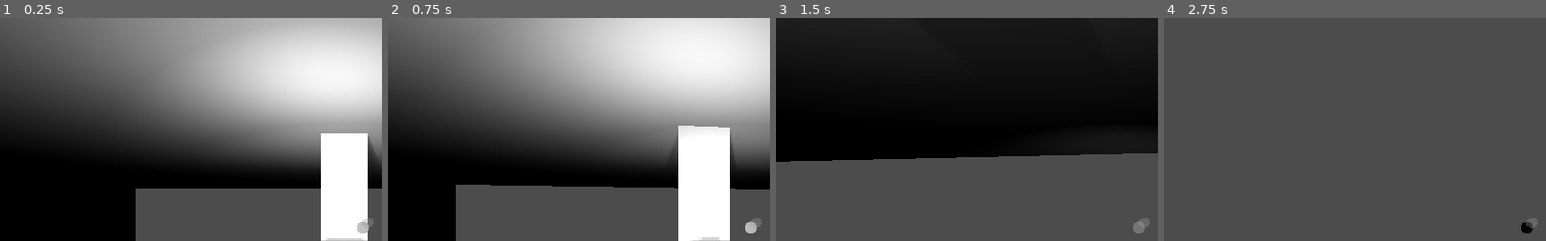
Above: before the commit, frames 1-4 (left to right).
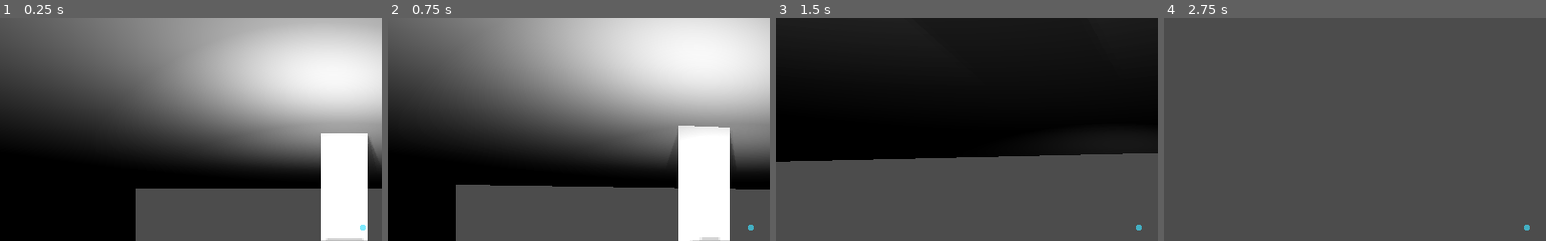
Above: after the commit, the same moments.

Repository: brennosouza/VS-Stealth
Game: Godot game, scene res://scenes/levels/test_level.tscn
The game is run twice, just before and just after one commit, with the same random seed, the same clock (stepped at 60 frames per second) and the same inputs. The engine's default icon, where the game draws it, is replaced by a stand-in: a white triangle on a blue panel in a dark square.
Inputs (mouse positions are % of the whole screen's width and height, from its top left):
- Up to frame 1 (0.25 s): no input
- Up to frame 2 (0.75 s): tap Enter at 0.5 s; move the mouse to (55, 50) at 0.52 s; hold Up (ui_up) from 0.53 s (still down); hold Ctrl (crouch) from 0.53 s (still down)
- Up to frame 3 (1.5 s): keep holding Up (ui_up); tap Shift (sprint) at 0.8, 1.35 s; move the mouse to (45, 50) at 1.27 s; release Ctrl (crouch) at 1.28 s
- Up to frame 4 (2.75 s): keep holding Up (ui_up); tap Ctrl (crouch) at 1.55 s; move the mouse to (52, 48) at 2.02 s; hold Ctrl (crouch) from 2.03 s (still down); tap Shift (sprint) at 2.3 s
The pictures show only the part of the screen within x 2-52%, y 3-53%; the shares and areas given below are measured in that part.

The runs differ from the first frame. In frame 1, 0.2% of the frame differs, in the area x 93-98%, y 89-97%; in frame 2, 0.2%; in frame 3, 0.2%; in frame 4, 0.2%.

Commit message:
Crosshairs em forma de cruz e círculo

Diff:
--- a/scenes/UI/Player/HUD.tscn
+++ b/scenes/UI/Player/HUD.tscn
@@ -1,4 +1,7 @@
-[gd_scene format=2]
+[gd_scene load_steps=3 format=2]
+
+[ext_resource path="res://images/circle.png" type="Texture" id=1]
+[ext_resource path="res://images/NicePng_green-crosshair.png" type="Texture" id=2]
 
 [node name="HUD" type="Control"]
 anchor_right = 1.0
@@ -7,14 +10,37 @@
 "_edit_use_anchors_": false
 }
 
-[node name="CenterContainer" type="CenterContainer" parent="."]
-anchor_right = 1.0
-anchor_bottom = 1.0
+[node name="CrosshairCircle" type="TextureRect" parent="."]
+modulate = Color( 0.243137, 0.878431, 0.992157, 0.670588 )
+anchor_left = 0.5
+anchor_top = 0.5
+anchor_right = 0.5
+anchor_bottom = 0.5
+margin_left = -4.0
+margin_top = -4.0
+margin_right = 4.0
+margin_bottom = 4.0
+texture = ExtResource( 1 )
+expand = true
+stretch_mode = 5
 __meta__ = {
 "_edit_use_anchors_": false
 }
 
-[node name="Polygon2D" type="Polygon2D" parent="CenterContainer"]
-position = Vector2( 519.913, 293.668 )
-color = Color( 0.623529, 0.623529, 0.623529, 0.34902 )
-polygon = PoolVector2Array( -0.258041, -6.87091, -6.20407, -4.49249, -9.99434, -1.88682, -9.66063, 2.78513, -4.42026, 5.02116, -1.44725, 7.99419, 4.49879, 4.42656, 6.8772, 0.858948, 5.688, -5.0871 )
+[node name="CrosshairCross" type="TextureRect" parent="."]
+visible = false
+modulate = Color( 0.839216, 0.780392, 0.780392, 0.670588 )
+anchor_left = 0.5
+anchor_top = 0.5
+anchor_right = 0.5
+anchor_bottom = 0.5
+margin_left = -15.0
+margin_top = -15.0
+margin_right = 15.0
+margin_bottom = 15.0
+texture = ExtResource( 2 )
+expand = true
+stretch_mode = 5
+__meta__ = {
+"_edit_use_anchors_": false
+}
--- a/scenes/characters/Player.gd
+++ b/scenes/characters/Player.gd
@@ -76,7 +76,7 @@
 #		sprinting = true
 	if Input.is_action_just_pressed("crouch"):
 		crouching = !crouching
-		print_debug(crouching)
+#		print_debug(crouching)
 	if crouching:
 		current_speed = crouch_speed
 #	if Input.is_action_pressed("crouch"):
--- a/scenes/characters/Player.tscn
+++ b/scenes/characters/Player.tscn
@@ -83,6 +83,7 @@
 
 [node name="MeshInstance" type="MeshInstance" parent="Camroot/Helper/Camera/Gun"]
 transform = Transform( 0.120872, 0, 0, 0, -5.28348e-09, 0.120872, 0, -0.120872, -5.28348e-09, 0, 0, 0 )
+visible = false
 mesh = SubResource( 4 )
 material/0 = null
 
Binary file added: images/NicePng_green-crosshair.png
Not shown, added: images/NicePng_green-crosshair.png.import
Binary file added: images/circle.png
Not shown, added: images/circle.png.import
